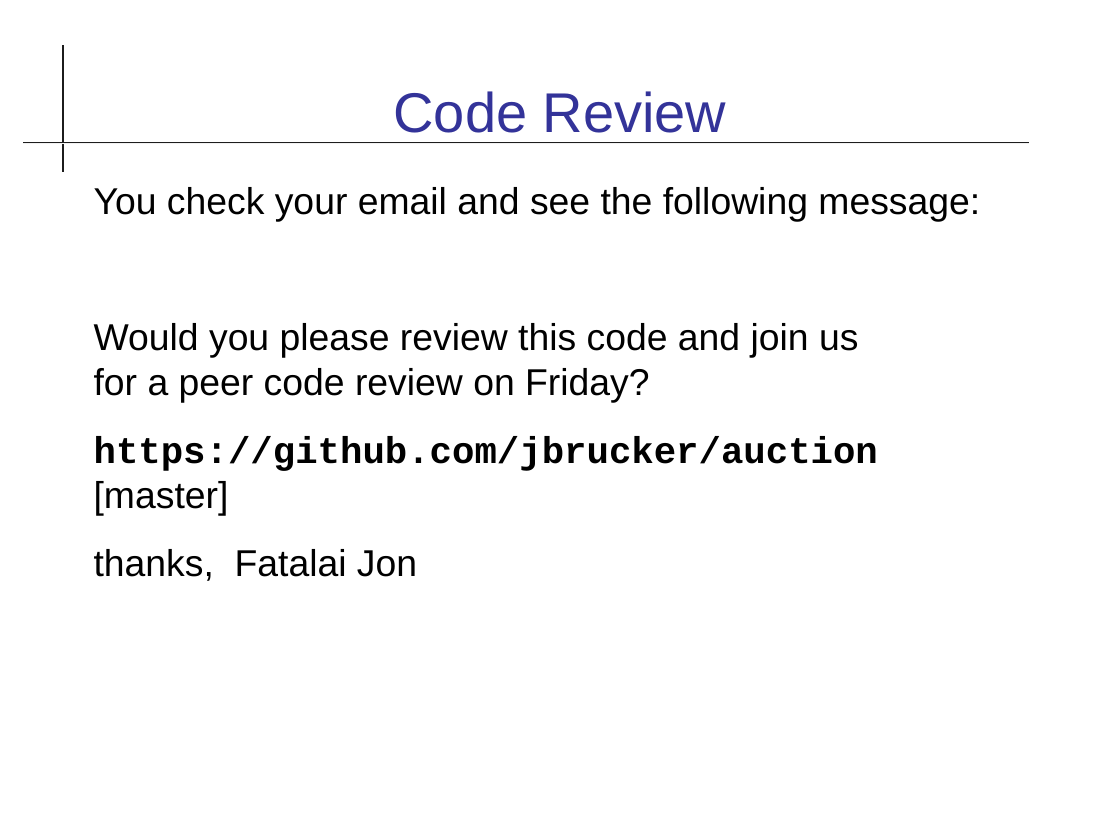
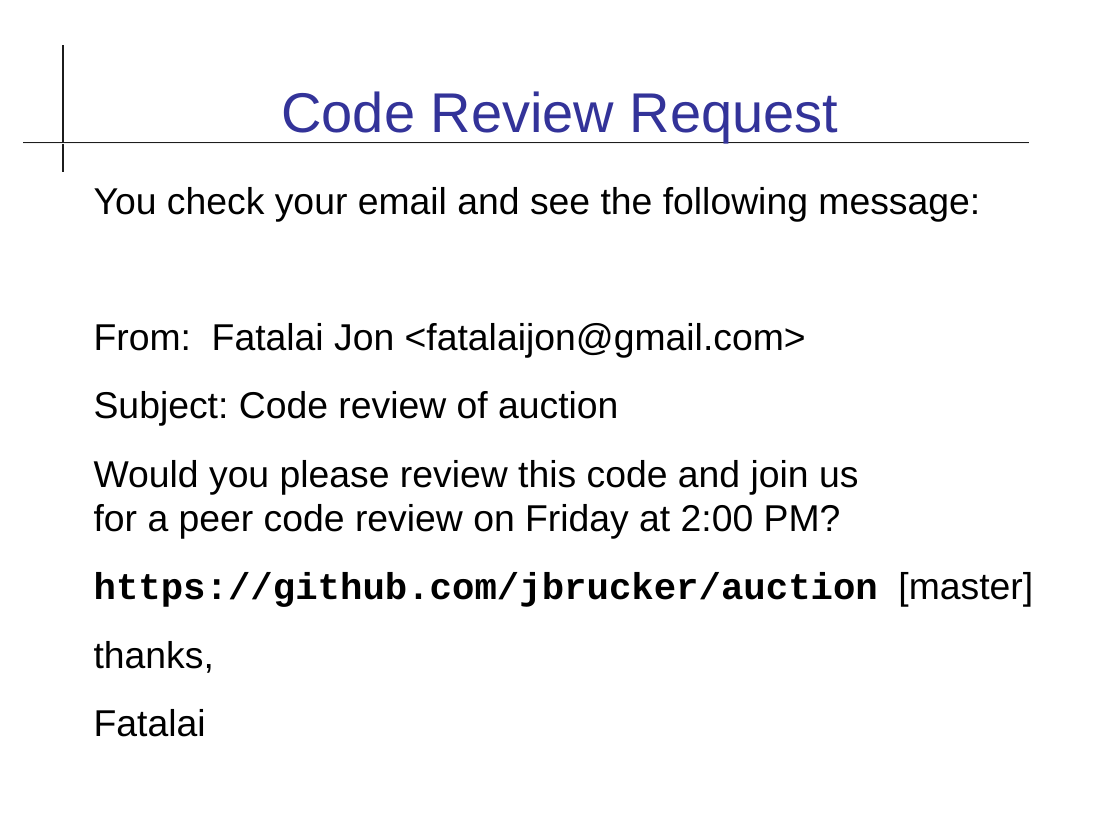
Before and after one commit to cpske/ISP, a slide deck: slide 2 of review/Code-Review-Practice.odp. Drawn at 1120x840 pixels with LibreOffice and Linux fonts; fonts in the diff are those of the drawing. Boxes give left, top, right and bottom in pixels: in the first picture for what was removed or moved away, otherwise in the second. Text is boxed around its words. In the diff, an @@ line names an element or a change of style, - is before the commit and + after.

```diff
--- a/review/Code-Review-Practice.odp
+++ b/review/Code-Review-Practice.odp
@@ title at [281,91,838,142]: text changed @@
-Code Review
+Code Review Request
@@ text at [94,323,858,539]: text changed @@
-Would you please review this code and join us
-for a peer code review on Friday?
+From: Fatalai Jon <fatalaijon@gmail.com>
+Subject: Code review of auction
+Would you please review this code and join us
+for a peer code review on Friday at 2:00 PM?
@@ text at [94,641,214,737]: text changed @@
-thanks, Fatalai Jon
+thanks,
+Fatalai
```
Also in this commit, not shown: 2 other slides changed, 3 slides added, 1 slide removed, 3 other files.
